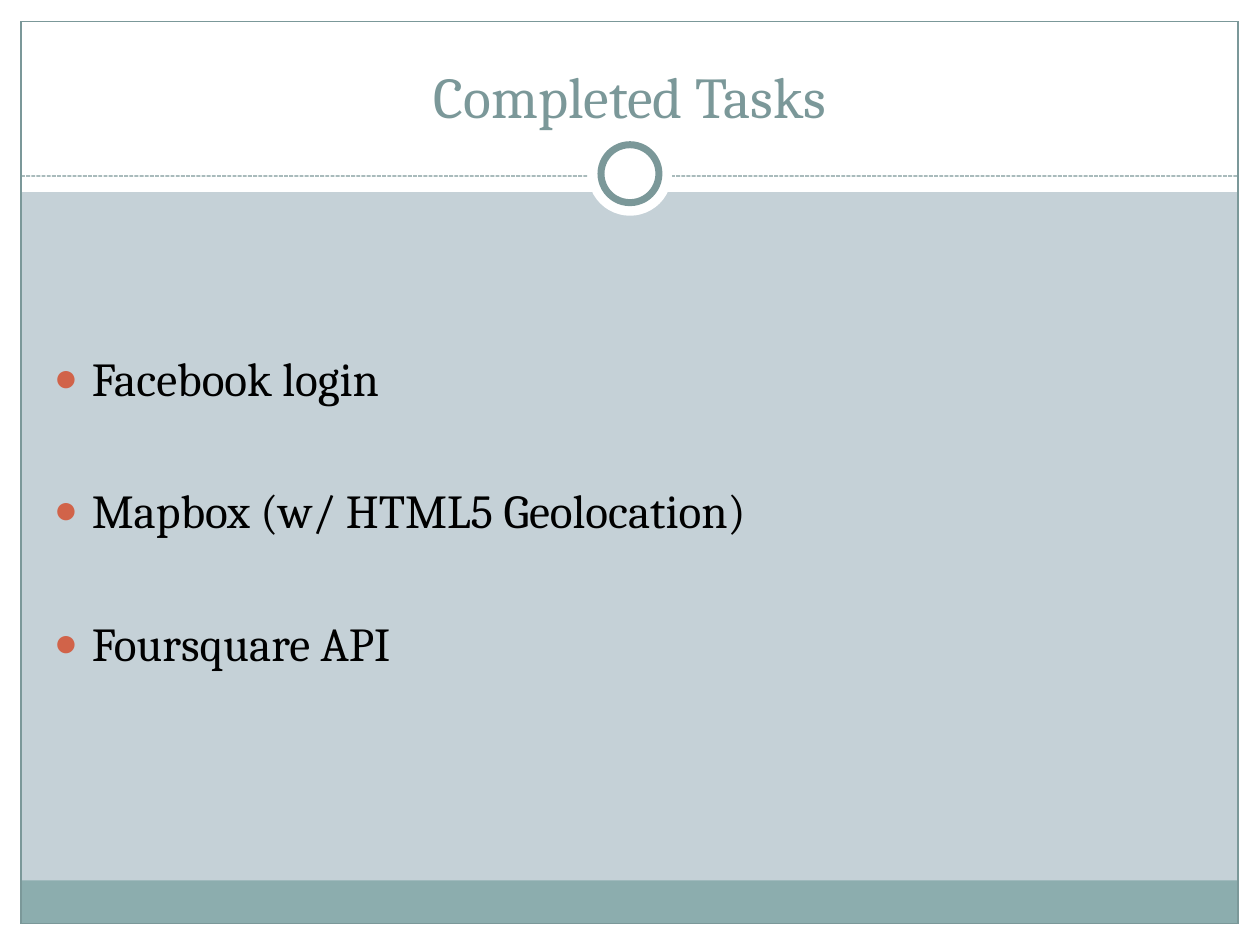
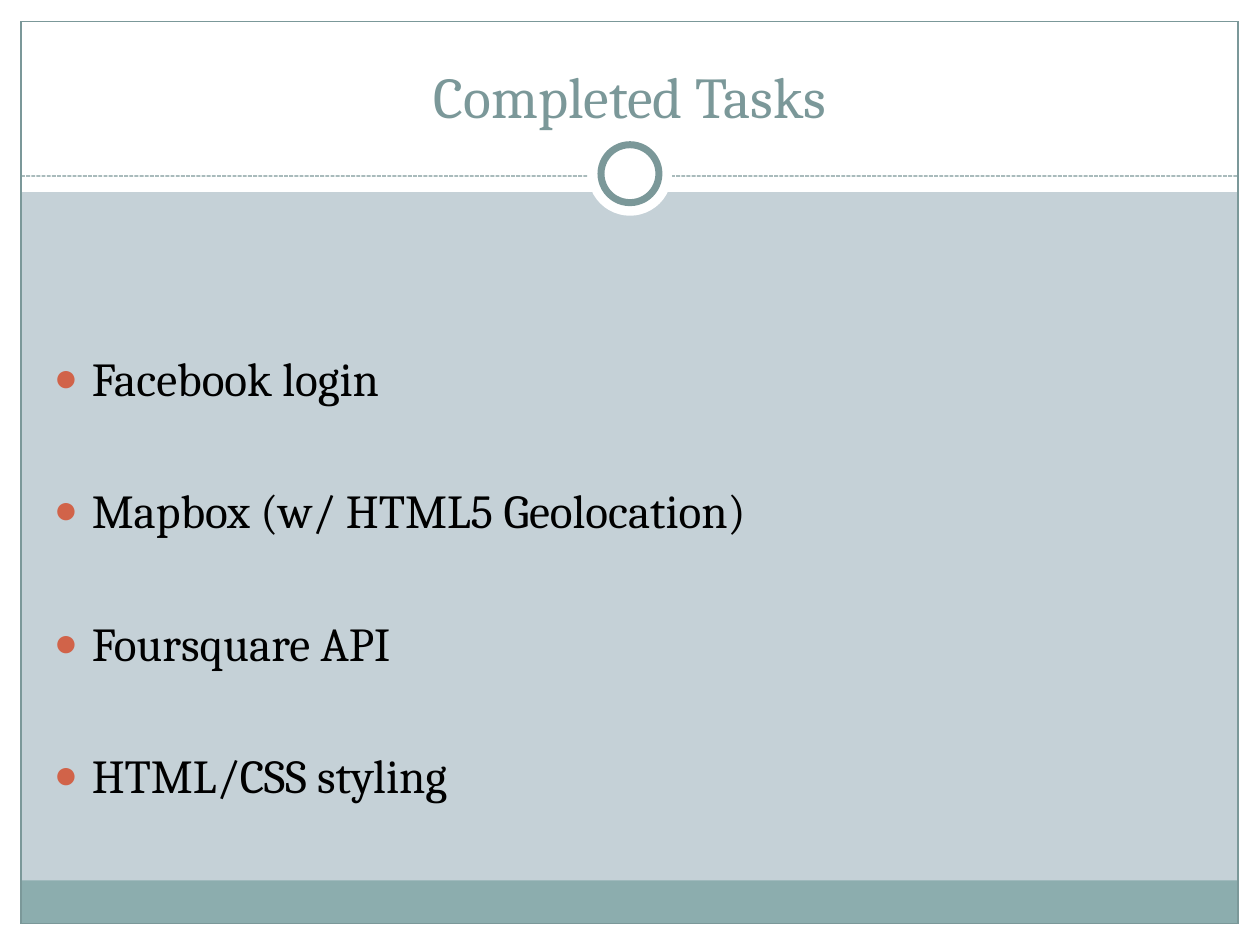
Before and after one commit to Aniril/YouChew, a slide deck: slide 3 of Midterm Presentation.pptx. Drawn at 1260x945 pixels with LibreOffice and Linux fonts; fonts in the diff are those of the drawing. Boxes give left, top, right and bottom in pixels: in the first picture for what was removed or moved away, otherwise in the second. Text is boxed around its words. In the diff, an @@ line names an element or a change of style, - is before the commit and + after.

```diff
--- a/Midterm Presentation.pptx
+++ b/Midterm Presentation.pptx
@@ text at (92,760,447,803): paragraph added @@
+● HTML/CSS styling
```
Also in this commit, not shown: 1 other slide changed, 1 other file.
